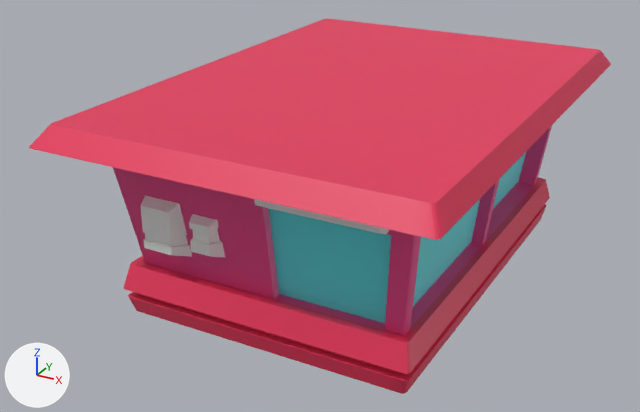
An edit to the FBX model Assets/Grigor/Art/Environment/BUILDINGS/NewBuildings/LC_mHouse6/FBX_LC_mHouse6.fbx, drawn before and after from the same camera.
Both versions are drawn from a 50 mm camera at (16.3, -33.5, 64.7) aimed at (-1.3, -1.4, 48.6). Arrows for +X, +Y and +Z are at lower left; the lights stay in place.

The scene before the commit, as lines of its bpy script (objects in view):
```python
mat_base = principled_material('base')
mat_base.base_color = (0.8, 0.0595, 0.247)  # pink #e74588
me_cube_019 = bpy.data.meshes.new('Cube.019')
me_cube_019.from_pydata(...)  # 1090 vertices, 1078 faces; spans x -8.2..8.2, y -11.5..11.5, z 45.6..54.2
# faces by material slot: [107, 552, 326, 93]
me_cube_019.materials.append(mat_widnows)  # cyan #5ce2e7
me_cube_019.materials.append(mat_roofs)  # red #e7355b
me_cube_019.materials.append(mat_base)  # pink #e74588
me_cube_019.materials.append(mat_metal)  # white #e7e7e7
ob_cube_032 = bpy.data.objects.new('Cube.032', me_cube_019)
ob_cube_032.location = (0.0, 0.0, 0.0)
```
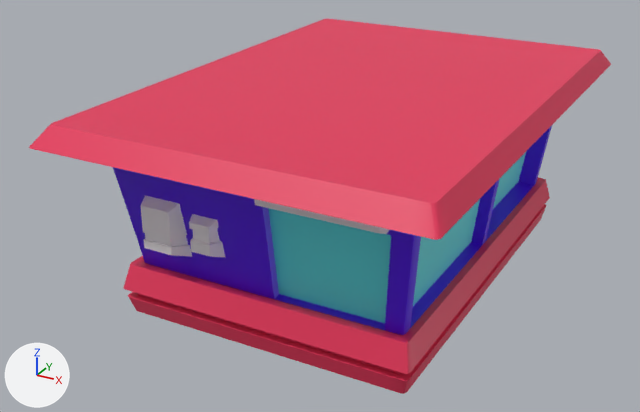
The newer file is also turned or shifted as a whole; pictures and numbers use the older file's frame.

Changed parts and their boxes (x1, y1, x2, y2) in the pictures (640 x 412 px):
'Cube.032', recoloured: (110, 123, 553, 343) in both

What changed in the scene script:
```text
Change mat_base:
    mat_base.base_color: (0.8, 0.0595, 0.247) -> (0.0813, 0.0, 0.801)  # pink #e74588 -> purple #5100e7
```
